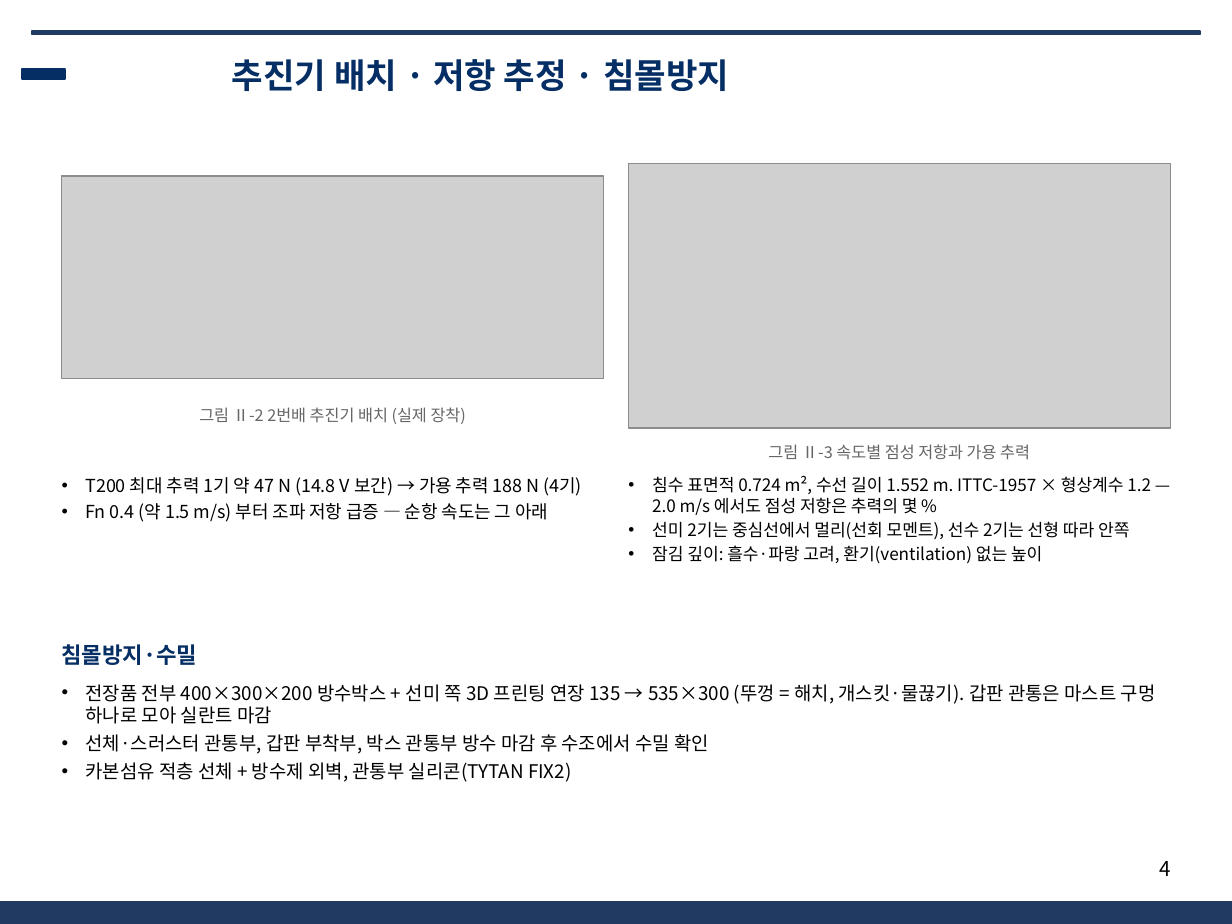
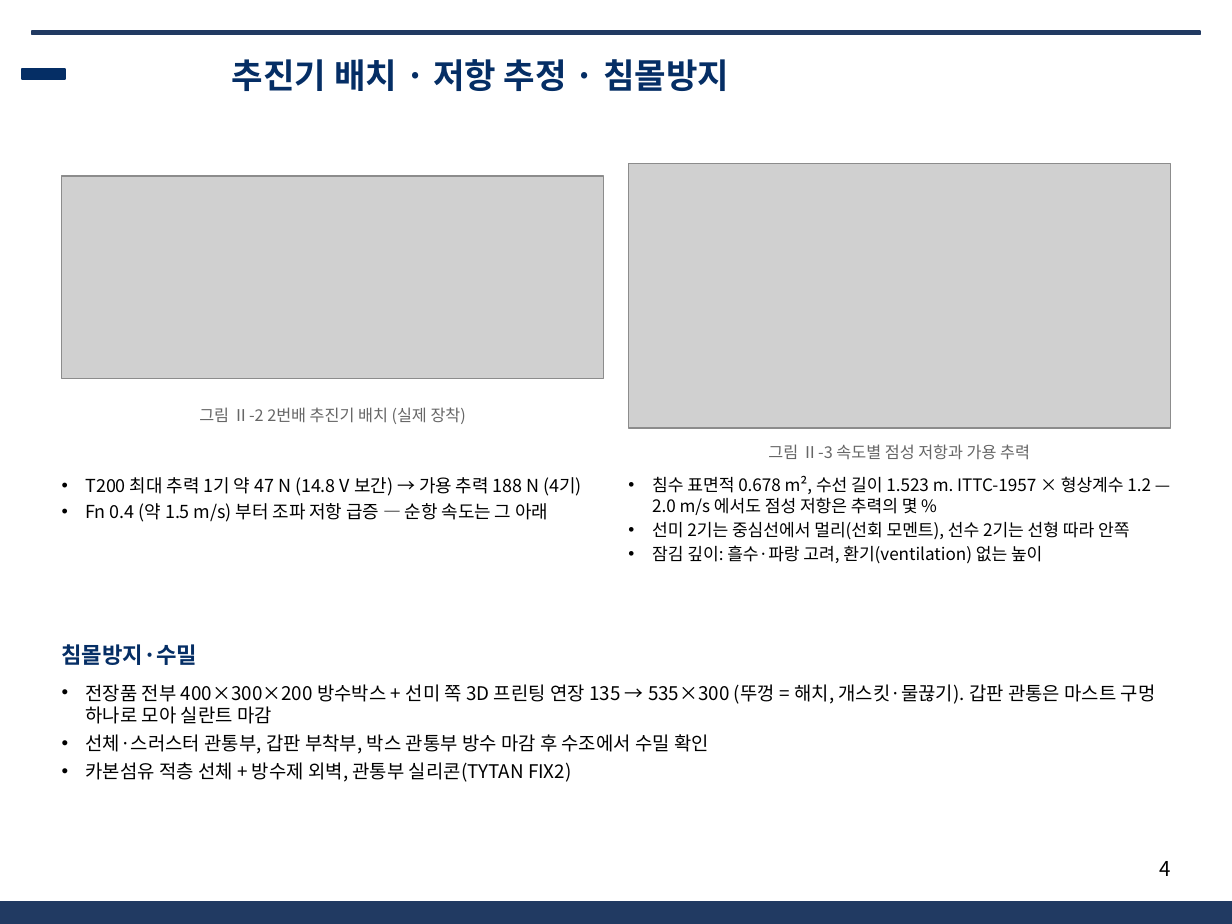
Before and after one commit to unmatsutake377-rgb/ros2_ws, a slide deck: slide 4 of docs/전달용/보고서_분담/발표자료_SSF_B.pptx. Drawn at 1232x924 pixels with LibreOffice and Linux fonts; fonts in the diff are those of the drawing; grey boxes stand for pictures; background and template pictures are left out. Boxes give left, top, right and bottom in pixels: in the first picture for what was removed or moved away, otherwise in the second. Text is boxed around its words. In the diff, an @@ line names an element or a change of style, - is before the commit and + after.

```diff
--- a/docs/전달용/보고서_분담/발표자료_SSF_B.pptx
+++ b/docs/전달용/보고서_분담/발표자료_SSF_B.pptx
@@ text at <box>652,475,1151,515</box>: text changed @@
-• 침수 표면적 0.724 m², 수선 길이 1.552 m. ITTC-1957 × 형상계수 1.2 — 2.0 m/s 에서도 점성 저항은 추력의 몇 %
+• 침수 표면적 0.678 m², 수선 길이 1.523 m. ITTC-1957 × 형상계수 1.2 — 2.0 m/s 에서도 점성 저항은 추력의 몇 %
```
Also in this commit, not shown: 2 other slides changed, 7 other files.
